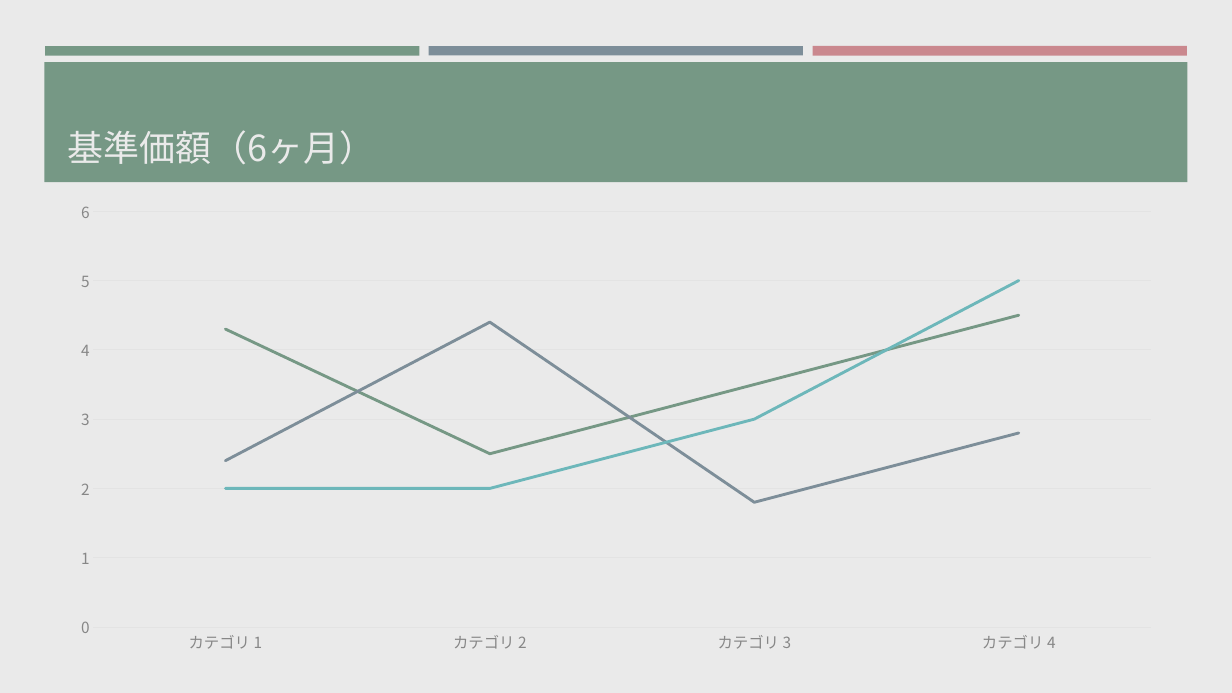
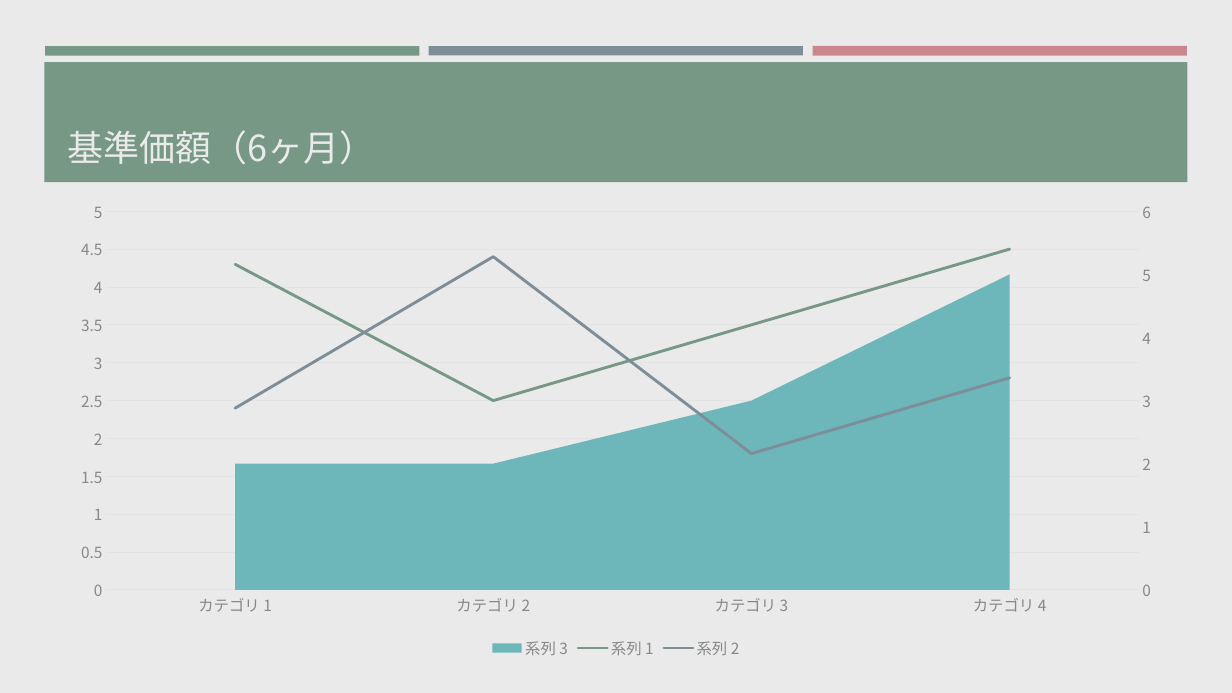
Before and after one commit to merikonjatta/slidepack-sample-app-rakutensec, a slide deck: slide 2 of pre-template.pptx. Drawn at 1232x693 pixels with LibreOffice and Linux fonts; fonts in the diff are those of the drawing. Boxes give left, top, right and bottom in pixels: in the first picture for what was removed or moved away, otherwise in the second. Text is boxed around its words. In the diff, an @@ line names an element or a change of style, - is before the commit and + after.

```diff
--- a/pre-template.pptx
+++ b/pre-template.pptx
@@ line chart at <box>59,190,1174,664</box> @@
@@ line chart to area chart @@
-categories: カテゴリ 1, カテゴリ 2, カテゴリ 3, カテゴリ 4
+categories: 1, 2, 3, 4
-Series 1: 4.3, 2.5, 3.5, 4.5
+系列 3: 2, 2, 3, 5
@@ colour of 系列 3 #769885 to #6DB7BA @@
-Series 2: 2.4, 4.4, 1.8, 2.8
+系列 1: 4.3, 2.5, 3.5, 4.5
@@ colour of 系列 1 #7D8E99 to #769885 @@
-Series 3: 2, 2, 3, 5
+系列 2: 2.4, 4.4, 1.8, 2.8
@@ colour of 系列 2 #6DB7BA to #7D8E99 @@
@@ legend changed @@
@@ category axis changed @@
@@ value axis changed @@
@@ second value axis changed @@
```
Also in this commit, not shown: 5 other files.
